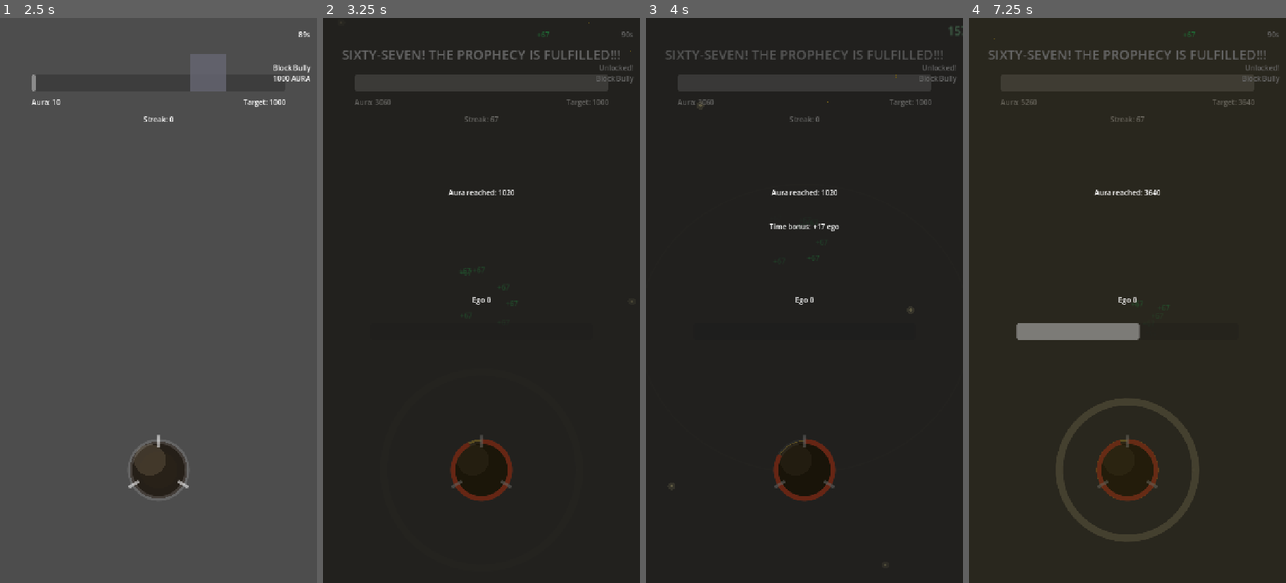
Above: before the commit, frames 1-4 (left to right).
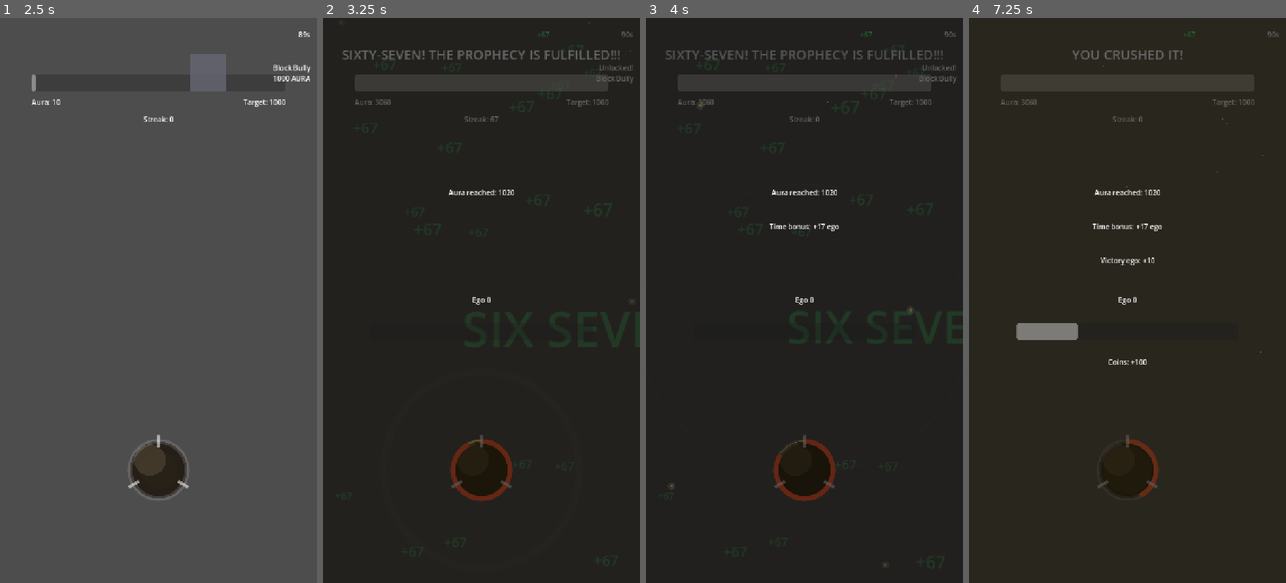
Above: after the commit, the same moments.

Repository: engjuliocez4r/auramax
Game: Godot game, scene res://tests/duel_input_test.tscn
Same seed, same stepped clock (60 frames per second), same inputs: the game is played once before the commit and once after it. This scene is started directly instead of the project's main scene.
Inputs (mouse positions are in pixels of both pictures, inside the frame that each line leads up to):
- Up to frame 1 (2.5 s): tap Enter at 0.5, 2 s; move the mouse to (228, 272) at 0.52 s; click (228, 272) at 0.67 s; tap Space at 1.25 s; drag from (95, 328) to (142, 413) at 1.27 s; move the mouse to (190, 176) at 2.02 s; click (190, 176) at 2.17 s
- Up to frame 2 (3.25 s): drag from (465, 413) to (386, 215) at 2.77 s
- Up to frame 3 (4 s): move the mouse to (899, 385) at 3.52 s; click (899, 385) at 3.67 s
- Up to frame 4 (7.25 s): drag from (1032, 215) to (1079, 159) at 4.27 s; move the mouse to (1143, 300) at 5.02 s; click (1143, 300) at 5.17 s; drag from (1079, 159) to (1064, 328) at 5.77 s; tap Space at 6.5 s; move the mouse to (1197, 272) at 6.52 s; click (1197, 272) at 6.67 s

Frame 1 is identical in both runs. In frame 2, less than 0.1% of the frame differs, in the area x 43-62%, y 44-53%; in frame 3, 0.6%; in frame 4, 3.5%, in the area x 6-98%, y 3-93%.

Commit message:
Rework 67-streak visual as pulsing field of numbers; longer clock hold

Diff:
--- a/assets/i18n/announcer_lines.csv
+++ b/assets/i18n/announcer_lines.csv
@@ -33,6 +33,7 @@
 duel_aura_target_label,Target: %d,Alvo: %d,Objetivo: %d,Cible : %d,Ziel: %d,Obiettivo: %d
 duel_time_label,%ds,%ds,%ds,%ds,%ds,%ds
 streak_67_bonus_label,+67,+67,+67,+67,+67,+67
+streak_67_center_text,SIX SEVEN,SIX SEVEN,SIX SEVEN,SIX SEVEN,SIX SEVEN,SIX SEVEN
 opponent_card_threshold_label,%d AURA,%d AURA,%d AURA,%d AURA,%d AURA,%d AURA
 opponent_card_cosmetic_label,Unlocked!,Desbloqueado!,¡Desbloqueado!,Débloqué !,Freigeschaltet!,Sbloccato!
 result_aura_label,Aura reached: %d,Aura atingida: %d,Aura alcanzada: %d,Aura atteinte : %d,Erreichte Aura: %d,Aura raggiunta: %d
--- a/scenes/duel.tscn
+++ b/scenes/duel.tscn
@@ -14,6 +14,11 @@
 anchor_bottom = 1.0
 script = ExtResource("1")
 
+[node name="Streak67Layer" type="Control" parent="."]
+anchor_right = 1.0
+anchor_bottom = 1.0
+mouse_filter = 2
+
 [node name="LeftZone" type="ColorRect" parent="."]
 anchor_right = 0.5
 anchor_bottom = 1.0
@@ -120,11 +125,6 @@
 horizontal_alignment = 2
 vertical_alignment = 0
 
-[node name="Streak67Layer" type="Control" parent="."]
-anchor_right = 1.0
-anchor_bottom = 1.0
-mouse_filter = 2
-
 [node name="ClockBonusLabel" type="Label" parent="."]
 visible = false
 mouse_filter = 2
--- a/scripts/duel.gd
+++ b/scripts/duel.gd
@@ -73,14 +73,19 @@
 # ever listens to streak_changed (see _check_streak_67()), never touches
 # _complete_pair/_reset_streak (CLAUDE.md Rule 3).
 @export var streak_67_bonus_seconds: float = 67.0 # Added to the round's remaining time, once per round, the moment the clock animation fuses (see _on_streak_67_clock_fusion()).
-@export var streak_67_label_count: int = 7 # Rising "+67" labels per trigger.
-@export var streak_67_rise_distance: float = 220.0 # px a rising label travels before fully faded.
-@export var streak_67_fade_duration: float = 1.4 # Seconds for one rising label's full rise-and-fade life.
-@export var streak_67_spawn_stagger: float = 0.08 # Seconds between each rising label's spawn, so they emerge as a wave.
-@export var streak_67_drift_amplitude: float = 18.0 # px of sideways sine wander per rising label — same treatment as orb_drift_amplitude.
-@export var streak_67_color: Color = Color(0.3, 1.0, 0.5, 0.55) # Translucent green so the rising labels always read as a gain, never obscuring gameplay.
-
-@export var clock_bonus_hold_duration: float = 0.6 # BEAT 1: seconds the "+67" holds beside the timer before merging.
+@export var streak_67_label_count: int = 20 # "+67" labels scattered across the whole play area — a field, not a handful.
+@export var streak_67_duration: float = 2.0 # Total seconds the field + centre text stay on screen, fade in/out included.
+@export var streak_67_pulse_scale_min: float = 0.9 # Trough of each label's slow breathing scale.
+@export var streak_67_pulse_scale_max: float = 1.15 # Peak of each label's slow breathing scale.
+@export var streak_67_pulse_speed_min: float = 1.0 # Slowest per-label pulse rate (cycles/sec) — gentle, never frantic.
+@export var streak_67_pulse_speed_max: float = 1.8 # Fastest per-label pulse rate — still slow, just enough range that the field desyncs visibly.
+@export var streak_67_opacity: float = 0.35 # Peak alpha once faded in — clearly translucent, gameplay stays visible through it.
+@export var streak_67_color: Color = Color(0.3, 1.0, 0.5, 1.0) # Fully opaque here on purpose: streak_67_opacity above is the only thing controlling translucency, so the two never stack.
+@export var streak_67_center_text_size: int = 96 # Font size (px) of the centred "SIX SEVEN" text.
+@export var streak_67_fade_in_time: float = 0.25 # Seconds for the whole field + centre text to fade in at trigger.
+@export var streak_67_fade_out_time: float = 0.4 # Seconds for the whole field + centre text to fade out at the end.
+
+@export var clock_bonus_hold_duration: float = 5.0 # BEAT 1: seconds the "+67" holds beside the timer before merging — long enough to actually register it.
 @export var clock_bonus_merge_duration: float = 0.5 # BEAT 2: seconds for the "+67" to travel into the timer and fuse.
 @export var clock_bonus_swell_scale: float = 1.6 # BEAT 3: peak scale of the timer as it absorbs the bonus.
 @export var clock_bonus_swell_duration: float = 0.25 # BEAT 3: seconds to swell up and flash.
@@ -168,7 +173,8 @@
 const BURST_TINT_FADE_OUT_TIME := 0.3 # Seconds to settle back to fully transparent once the burst ends.
 
 const STREAK_67_TARGET := 67 # The game's identity number (DESIGN.md points 53, 57) — not a tunable, unlike streak_67_bonus_seconds above; same reasoning as BurstCore's NOTCH_COUNT.
-const STREAK_67_LABEL_SPREAD := 70.0 # px horizontal scatter radius for the rising labels — cosmetic scatter, not a balance parameter (same reasoning as ORB_EDGE_MARGIN above).
+const STREAK_67_SCREEN_MARGIN := 40.0 # px inset from the viewport edges so scattered labels never spawn half-clipped — cosmetic, not a balance parameter (same reasoning as ORB_EDGE_MARGIN above).
+const STREAK_67_LABEL_BASE_FONT_SIZE := 28 # Base font size (px) for field labels before the per-label size variation below.
 const CLOCK_BONUS_LABEL_OFFSET := 90.0 # px to the side of the timer where the BEAT 1 label first appears.
 
 @onready var _left_zone: ColorRect = $LeftZone
@@ -188,7 +194,7 @@
 @onready var _aura_target_label: Label = $AuraTargetLabel
 @onready var _countdown_timer: Label = $CountdownTimer
 @onready var _opponent_card: Control = $OpponentCard
-@onready var _streak_67_layer: Control = $Streak67Layer # Full-rect container for the procedural rising "+67" labels.
+@onready var _streak_67_layer: Control = $Streak67Layer # Full-rect container for the procedural field-of-numbers + centre text. Sits below LeftZone/RightZone in duel.tscn, and every node added to it is mouse_filter IGNORE — belt-and-suspenders so the effect can never block a tap (see class doc).
 @onready var _clock_bonus_label: Label = $ClockBonusLabel # The travelling "+67" used by the three-beat clock animation.
 
 var intensity: float = 0.0
@@ -357,54 +363,84 @@
 		return
 	_streak_67_fired_this_round = true
 	streak_67_reached.emit()
-	_spawn_streak_67_rising_labels()
+	_play_streak_67_number_field()
 	_play_streak_67_clock_sequence()
 
 
-func _spawn_streak_67_rising_labels() -> void:
-	# Staggered spawn times so the group emerges as a wave, matching the
-	# aura orbs' staggered-arrival treatment rather than firing all at once.
+## A moment of SATURATION, not a damage-number effect: every label spawns
+## once, stays exactly where it spawned, and just breathes in place for
+## streak_67_duration seconds, together with a big centred "SIX SEVEN". The
+## single most important requirement here is that this never blocks a tap —
+## every node created below is mouse_filter IGNORE, and _streak_67_layer
+## itself sits below LeftZone/RightZone in duel.tscn as a second, structural
+## line of defence.
+func _play_streak_67_number_field() -> void:
 	for i in range(streak_67_label_count):
-		get_tree().create_timer(i * streak_67_spawn_stagger).timeout.connect(_spawn_single_streak_67_label)
-
-
-func _spawn_single_streak_67_label() -> void:
-	var horizontal_jitter := randf_range(-STREAK_67_LABEL_SPREAD, STREAK_67_LABEL_SPREAD)
-	var start_pos := _aura_core.position + Vector2(horizontal_jitter, 0.0)
-
+		_spawn_streak_67_field_label()
+	_spawn_streak_67_center_label()
+
+
+func _spawn_streak_67_field_label() -> void:
+	var viewport_size := get_viewport_rect().size
+	var target := Vector2(
+		randf_range(STREAK_67_SCREEN_MARGIN, maxf(viewport_size.x - STREAK_67_SCREEN_MARGIN, STREAK_67_SCREEN_MARGIN)),
+		randf_range(STREAK_67_SCREEN_MARGIN, maxf(viewport_size.y - STREAK_67_SCREEN_MARGIN, STREAK_67_SCREEN_MARGIN))
+	)
+	var font_size := STREAK_67_LABEL_BASE_FONT_SIZE * randf_range(0.8, 1.3) # Slight per-label size variation, so the field reads with depth.
+	var label := _make_streak_67_label(tr("streak_67_bonus_label"), font_size)
+	label.position = target - label.size * 0.5
+	_streak_67_layer.add_child(label)
+	_animate_streak_67_pulsing_label(label)
+
+
+func _spawn_streak_67_center_label() -> void:
+	var viewport_size := get_viewport_rect().size
+	var label := _make_streak_67_label(tr("streak_67_center_text"), streak_67_center_text_size)
+	label.position = viewport_size * 0.5 - label.size * 0.5
+	_streak_67_layer.add_child(label)
+	_animate_streak_67_pulsing_label(label)
+
+
+func _make_streak_67_label(text: String, font_size: float) -> Label:
 	var label := Label.new()
-	label.text = tr("streak_67_bonus_label")
+	label.text = text
 	label.add_theme_color_override("font_color", streak_67_color)
+	label.add_theme_font_size_override("font_size", int(font_size))
 	label.horizontal_alignment = HORIZONTAL_ALIGNMENT_CENTER
-	label.mouse_filter = Control.MOUSE_FILTER_IGNORE
-	label.modulate = Color(1.0, 1.0, 1.0, 0.0) # Translucent throughout: the base alpha lives in streak_67_color; this only fades the label in/out.
-	label.position = start_pos
-	_streak_67_layer.add_child(label)
-
-	var rise_distance := streak_67_rise_distance * randf_range(0.8, 1.2)
-	var duration := streak_67_fade_duration * randf_range(0.85, 1.15)
-	var drift_axis := 1.0 if randf() < 0.5 else -1.0
-	var drift_freq := randf_range(0.6, 1.1) # Slow, calm wander — same feel as the orbs' drift.
-
-	var update_position := func(t: float) -> void:
+	label.vertical_alignment = VERTICAL_ALIGNMENT_CENTER
+	label.mouse_filter = Control.MOUSE_FILTER_IGNORE # See _play_streak_67_number_field() doc — never allowed to intercept a tap.
+	label.modulate = Color(1.0, 1.0, 1.0, 0.0) # Translucency lives entirely in streak_67_opacity/streak_67_color; this only drives fade in/out.
+	label.size = label.get_minimum_size() # Needed immediately (not just after a layout pass) so callers can centre it on a target point before adding it to the tree.
+	label.pivot_offset = label.size * 0.5 # Pulses scale from the label's own centre, not its top-left corner.
+	return label
+
+
+func _animate_streak_67_pulsing_label(label: Label) -> void:
+	# Desynchronised on purpose: each label gets its own phase and speed so
+	# the field breathes organically instead of a single collective
+	# heartbeat (task requirement) — same treatment given to the aura orbs'
+	# per-orb drift phase/speed elsewhere in this file.
+	var phase := randf_range(0.0, TAU)
+	var speed := randf_range(streak_67_pulse_speed_min, streak_67_pulse_speed_max)
+
+	var update_scale := func(t: float) -> void:
 		if not is_instance_valid(label):
 			return
-		var rise := rise_distance * t
-		var wobble := sin(t * TAU * drift_freq) * streak_67_drift_amplitude * drift_axis
-		label.position = start_pos + Vector2(wobble, -rise)
-
-	var rise_tween := create_tween()
-	rise_tween.tween_method(update_position, 0.0, 1.0, duration).set_ease(Tween.EASE_OUT).set_trans(Tween.TRANS_SINE)
-
-	var fade_in_time := minf(duration * 0.2, 0.3)
-	var fade_out_time := duration * 0.35
-	var hold_time := maxf(duration - fade_in_time - fade_out_time, 0.0)
+		var wave := sin(t * speed * TAU + phase) * 0.5 + 0.5
+		label.scale = Vector2.ONE * lerpf(streak_67_pulse_scale_min, streak_67_pulse_scale_max, wave)
+
+	var pulse_tween := create_tween()
+	pulse_tween.tween_method(update_scale, 0.0, streak_67_duration, streak_67_duration)
+
+	var fade_in_time := minf(streak_67_fade_in_time, streak_67_duration * 0.5)
+	var fade_out_time := minf(streak_67_fade_out_time, streak_67_duration * 0.5)
+	var hold_time := maxf(streak_67_duration - fade_in_time - fade_out_time, 0.0)
 
 	var alpha_tween := create_tween()
-	alpha_tween.tween_property(label, "modulate:a", 1.0, fade_in_time)
+	alpha_tween.tween_property(label, "modulate:a", streak_67_opacity, fade_in_time).set_ease(Tween.EASE_OUT).set_trans(Tween.TRANS_SINE)
 	if hold_time > 0.0:
 		alpha_tween.tween_interval(hold_time)
-	alpha_tween.tween_property(label, "modulate:a", 0.0, fade_out_time)
+	alpha_tween.tween_property(label, "modulate:a", 0.0, fade_out_time).set_ease(Tween.EASE_IN).set_trans(Tween.TRANS_SINE)
 	alpha_tween.tween_callback(label.queue_free)
 
 
--- a/tests/duel_input_test.gd
+++ b/tests/duel_input_test.gd
@@ -43,6 +43,7 @@
 	await _test_streak_67_reward_fires_only_once_per_round()
 	await _test_streak_67_reward_available_again_next_round()
 	await _test_streak_67_reward_not_granted_on_early_reset()
+	await _test_streak_67_effect_does_not_block_input()
 
 
 # ─── Harness ────────────────────────────────────────────────────────────
@@ -389,3 +390,25 @@
 	_check(not duel._streak_67_fired_this_round, "[67 streak] the fired-this-round flag never gets set from a streak that reset before reaching 67")
 
 	_free_duel(duel)
+
+
+func _test_streak_67_effect_does_not_block_input() -> void:
+	var duel := await _make_duel()
+	var left: Control = duel.get_node("LeftZone")
+	var right: Control = duel.get_node("RightZone")
+
+	_reach_streak_67(left, right)
+	_check(duel._streak_67_fired_this_round, "[67 streak] effect triggered before testing input passthrough")
+
+	# The field-of-numbers/centre-text effect is now actively spawning and
+	# animating (streak_67_duration hasn't elapsed yet) — the task's single
+	# most important requirement is that none of it ever blocks a tap, so
+	# tapping right now must still register exactly like any other tap.
+	var streak_before: int = duel._streak
+	var aura_before: float = duel._current_aura
+	_simulate_tap(left)
+	_simulate_tap(right)
+	_check(duel._streak == streak_before + 1, "[67 streak] a tap during the active field-of-numbers effect still completes a pair and increments the streak (%d -> %d)" % [streak_before, duel._streak])
+	_check(duel._current_aura > aura_before, "[67 streak] a tap during the active effect still grants aura")
+
+	_free_duel(duel)
